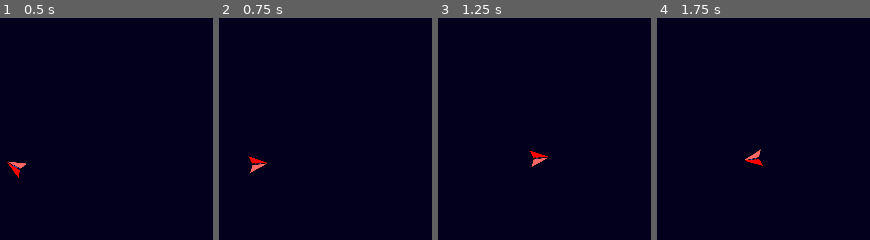
Above: before the commit, frames 1-4 (left to right).
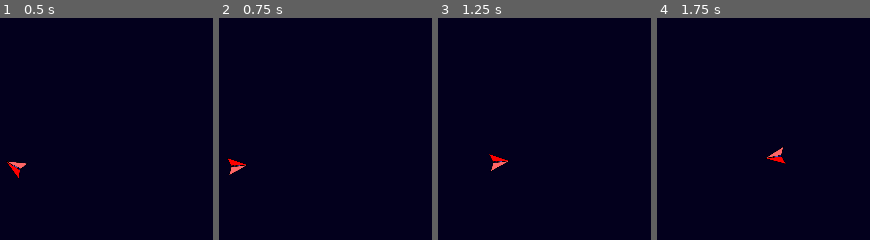
Above: after the commit, the same moments.

Repository: AaronFacoline/ArcticGameJam-2022-08
Game: Godot game, scene res://World.tscn
The game is run twice, just before and just after one commit, with the same random seed, the same clock (stepped at 60 frames per second) and the same inputs. This scene is started directly instead of the project's main scene.
Inputs (mouse positions are in pixels of both pictures, inside the frame that each line leads up to):
- Up to frame 1 (0.5 s): no input
- Up to frame 2 (0.75 s): tap Enter at 0.5 s; move the mouse to (425, 146) at 0.52 s; hold Space (move) from 0.53 s (still down)
- Up to frame 3 (1.25 s): keep holding Space (move)
- Up to frame 4 (1.75 s): move the mouse to (outside the picture) at 1.27 s; release Space (move) at 1.28 s; tap Space (move) at 1.35 s

Frame 1 is identical in both runs. In frame 2, 0.6% of the frame differs, in the area x 3-24%, y 62-71%; in frame 3, 0.6%; in frame 4, 0.6%, in the area x 40-61%, y 57-68%.

Commit message:
advanced movement complete

Diff:
--- a/SpaceGame/characters/player/Player.gd
+++ b/SpaceGame/characters/player/Player.gd
@@ -1,27 +1,31 @@
 extends KinematicBody2D
 
-var inputVector : Vector2
 var velocity : Vector2
 
 var moving = false
 var destination = Vector2()
 
-export (int) var acceleration = 200
+var acceleration = 5
+var deceleration = 2
+var maxSpeed = 250
+
 
 func _unhandled_input(event):
 	if(event.is_action_pressed("move")):
 		moving = true
-		destination = get_global_mouse_position()
 	if(event.is_action_released("move")):
 		moving = false
+
 func _physics_process(delta):
-	if(moving):
-		velocity = position.direction_to(get_global_mouse_position()) * acceleration
+	destination = get_global_mouse_position()
+
+	if(moving && (position.distance_to(destination) > 5) && velocity.length() < maxSpeed):
+		velocity = velocity + (position.direction_to(destination) * acceleration)
 	else:
-		velocity = velocity * 0
+		if(velocity.length() > 0):
+			velocity = velocity - (velocity.normalized() * deceleration)
 
 	move_and_slide(velocity)
 
-
 func _process(delta):
 	look_at(get_global_mouse_position())
